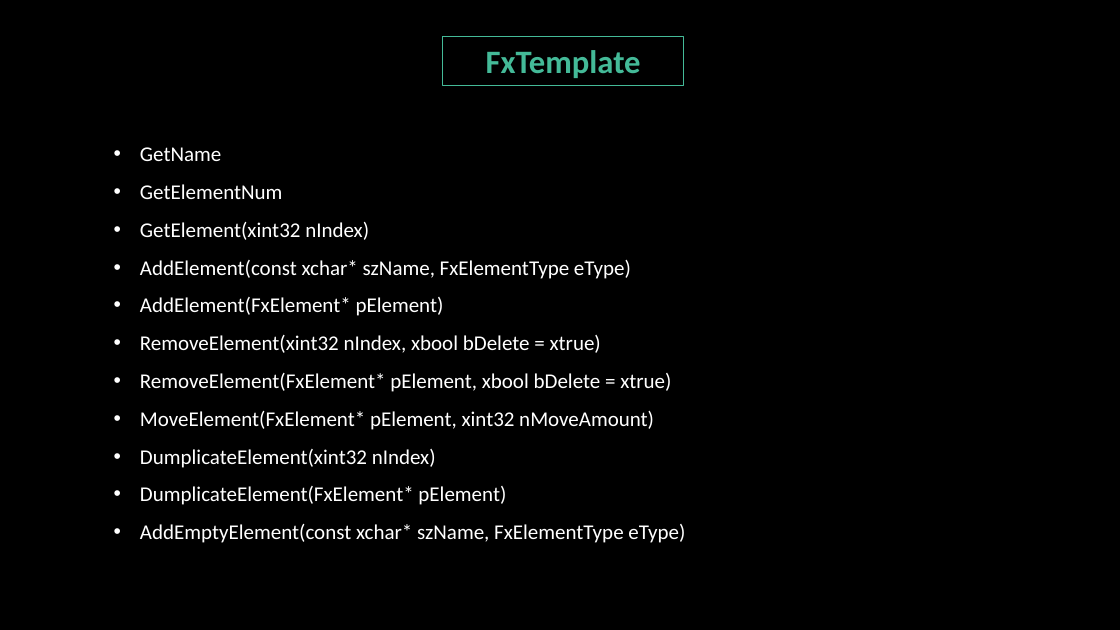
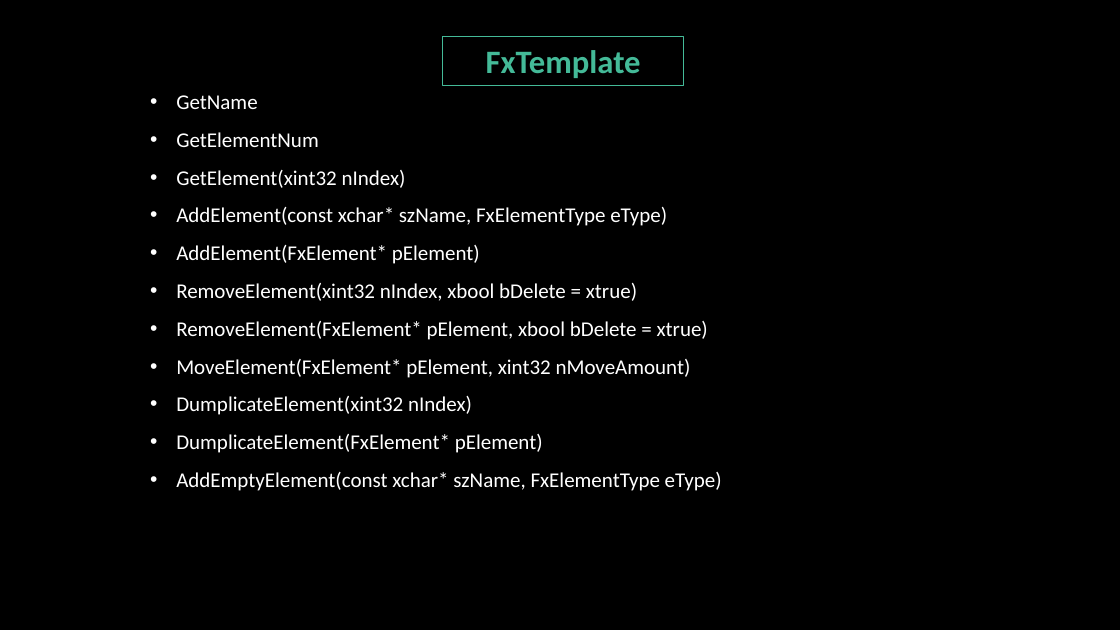
Before and after one commit to greatwallgoogle/Learnings, a slide deck: slide 3 of engine/粒子系统/Particle.pptx (slide 2 before the commit). Drawn at 1120x630 pixels with LibreOffice and Linux fonts; fonts in the diff are those of the drawing; background and template pictures are left out. Boxes give left, top, right and bottom in pixels: in the first picture for what was removed or moved away, otherwise in the second. Text is boxed around its words. In the diff, an @@ line names an element or a change of style, - is before the commit and + after.

Commit message:
update ppt

```diff
--- a/engine/粒子系统/Particle.pptx
+++ b/engine/粒子系统/Particle.pptx
@@ text "GetName" moved from (x1=140, y1=147, x2=685, y2=543) to (x1=176, y1=95, x2=722, y2=491) @@
```
Also in this commit, not shown: 1 slide added.
